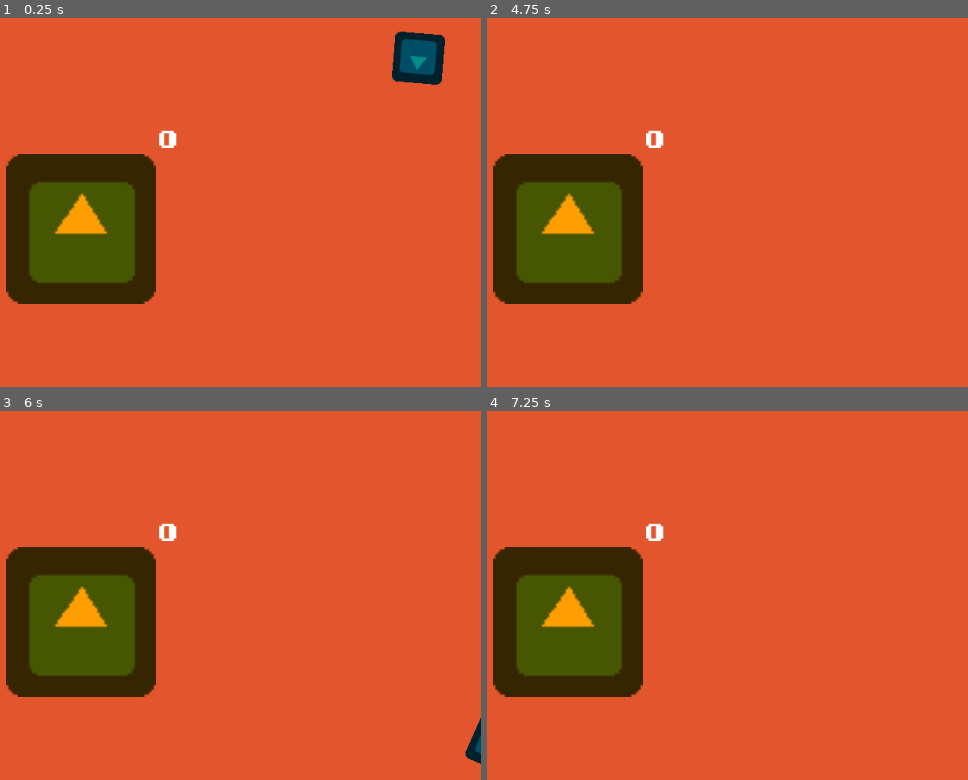
Above: before the commit, frames 1-4 (two rows, left to right).
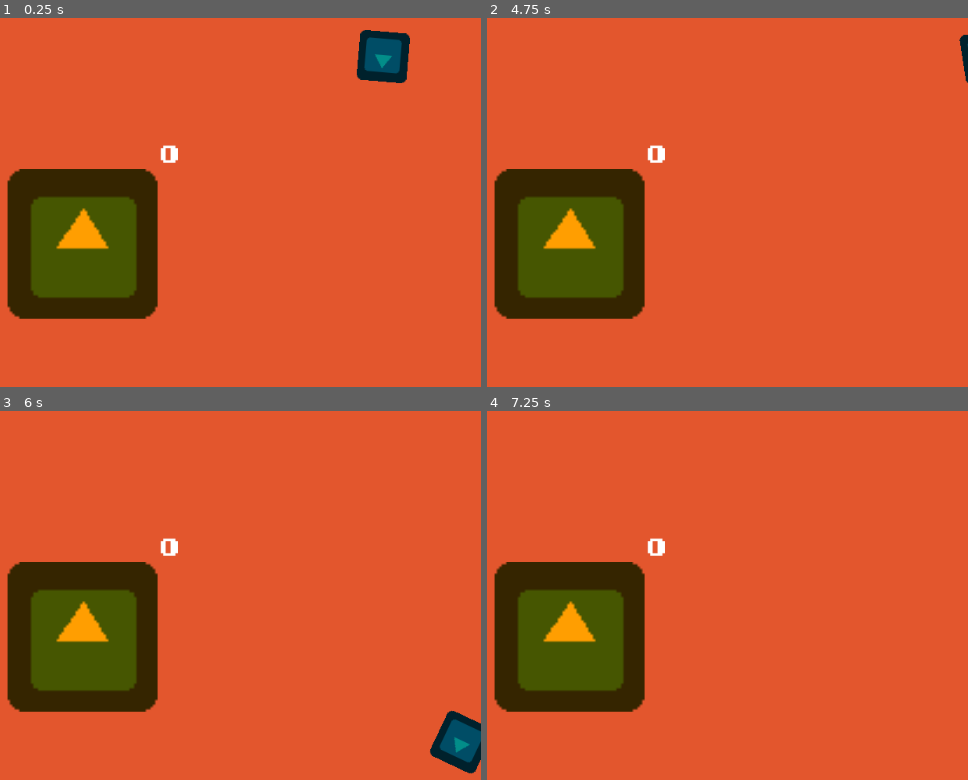
Above: after the commit, the same moments.

Repository: GamemakerPixel/TopDownShootingTutorial
Game: Godot game, scene res://Map.tscn
The game is run twice, just before and just after one commit, with the same random seed, the same clock (stepped at 60 frames per second) and the same inputs. The project has no main scene, so this scene is started directly. The engine's default icon, where the game draws it, is replaced by a stand-in: a white triangle on a blue panel in a dark square.
Inputs (mouse positions are in pixels of both pictures, inside the frame that each line leads up to):
- Up to frame 1 (0.25 s): no input
- Up to frame 2 (4.75 s): tap Enter at 0.5, 2, 3.5 s; move the mouse to (741, 206) at 0.52 s; hold Right (ui_right) 0.53-1.28 s; tap Space at 1.25, 2.75, 4.25 s; move the mouse to (outside the picture) at 1.27 s; hold Down (ui_down) 1.28-2.03 s; move the mouse to (645, 125) at 2.02 s; hold Right (ui_right) 2.03-2.78 s; move the mouse to (530, 324) at 2.77 s; hold Up (ui_up) 2.78-3.53 s; move the mouse to (809, 298) at 3.52 s; hold Left (ui_left) from 3.53 s (still down); move the mouse to (outside the picture) at 4.27 s
- Up to frame 3 (6 s): move the mouse to (120, 621) at 5.02 s; release Left (ui_left) at 5.03 s; hold Down (ui_down) 5.03-5.78 s; move the mouse to (outside the picture) at 5.77 s; hold Right (ui_right) from 5.78 s (still down)
- Up to frame 4 (7.25 s): move the mouse to (741, 599) at 6.52 s; release Right (ui_right) at 6.53 s; hold Up (ui_up) from 6.53 s (still down)

The runs differ from the first frame. In frame 1, 8.2% of the frame differs, in the area x 1-93%, y 3-82%; in frame 2, 6.0%; in frame 3, 7.1%; in frame 4, 5.9%.

Commit message:
Update Map.tscn

Diff:
--- a/Project/Map.tscn
+++ b/Project/Map.tscn
@@ -8,11 +8,11 @@
 script = ExtResource( 1 )
 
 [node name="Player" parent="." instance=ExtResource( 2 )]
-position = Vector2( 944, 81 )
-
-[node name="Target" parent="." instance=ExtResource( 3 )]
-position = Vector2( 512, 300 )
+position = Vector2( 899, 79 )
 
 [node name="Cooldown" type="Timer" parent="."]
 wait_time = 0.1
+
+[node name="Target" parent="." instance=ExtResource( 3 )]
+position = Vector2( 514, 319 )
 [connection signal="timeout" from="Cooldown" to="." method="_on_Cooldown_timeout"]
